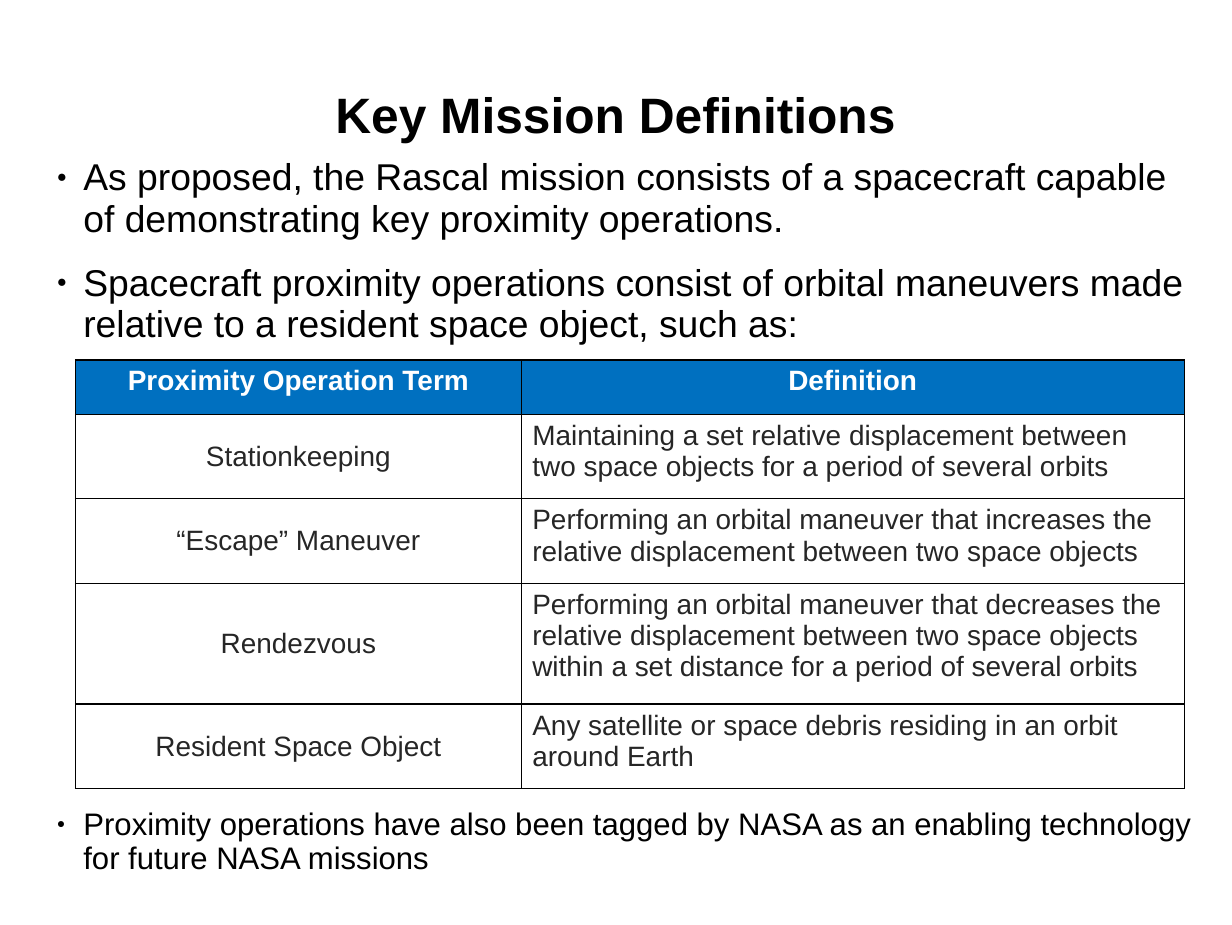
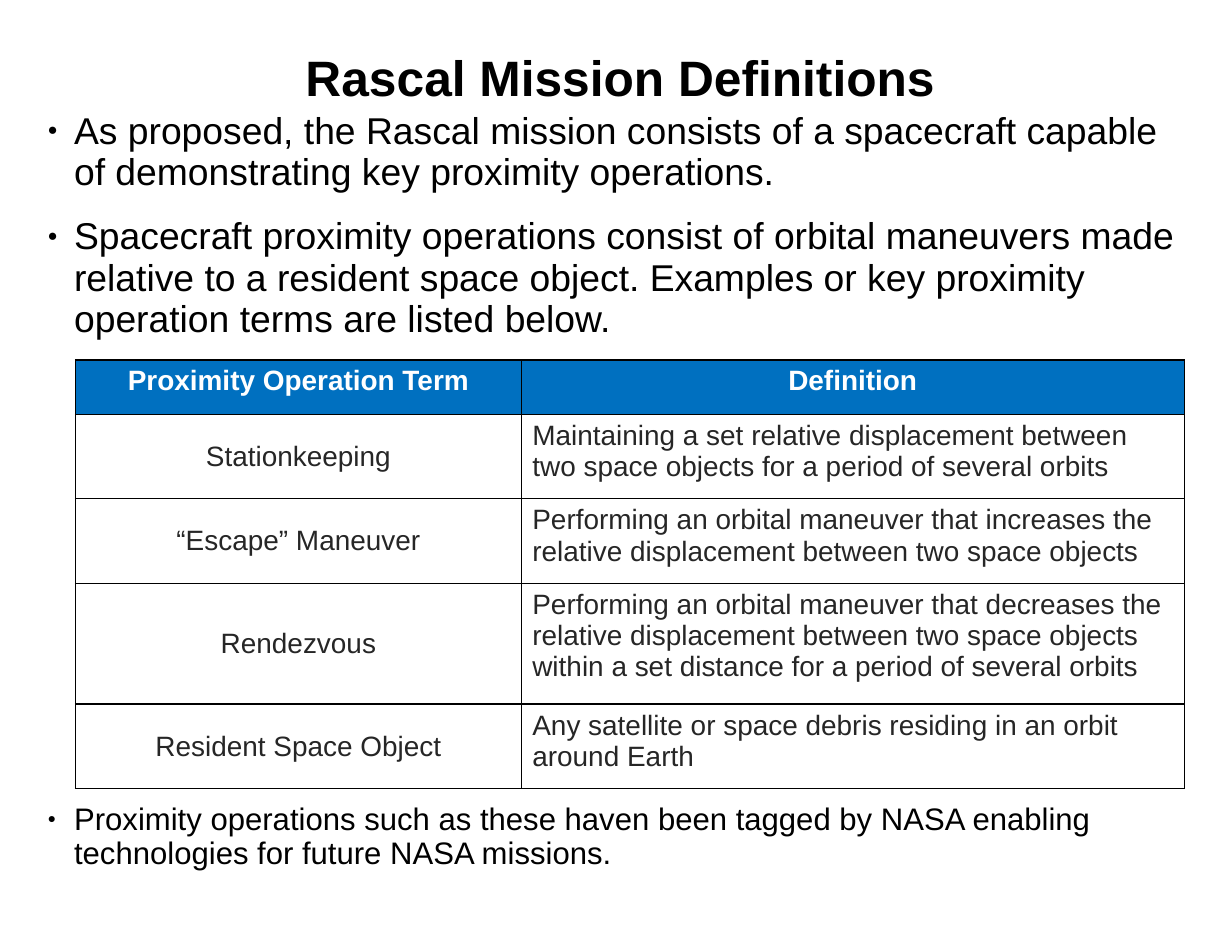
Before and after one commit to RascalSeniorDesign/Preliminary-Design, a slide deck: slide 5 of CMQA/Presentations/First Semester Presentation.pptx. Drawn at 1232x925 pixels with LibreOffice and Linux fonts; fonts in the diff are those of the drawing; background and template pictures are left out. Boxes give left, top, right and bottom in pixels: in the first picture for what was removed or moved away, otherwise in the second. Text is boxed around its words. In the diff, an @@ line names an element or a change of style, - is before the commit and + after.

```diff
--- a/CMQA/Presentations/First Semester Presentation.pptx
+++ b/CMQA/Presentations/First Semester Presentation.pptx
@@ title at [305,60,935,97]: text changed @@
-Key Mission Definitions
+Rascal Mission Definitions
@@ text "As proposed, the Rascal mission ...": place and size @@
-text "As proposed, the Rascal mission ..." at [83,163,1191,870]
+text "As proposed, the Rascal mission ..." at [74,117,1174,871]
@@ text at [74,222,1174,871]: text changed @@
-● Spacecraft proximity operations consist of orbital maneuvers made relative to a resident space object, such as:
-● Proximity operations have also been tagged by NASA as an enabling technology for future NASA missions
+● Spacecraft proximity operations consist of orbital maneuvers made relative to a resident space object. Examples or key proximity operation terms are listed below.
+● Proximity operations such as these haven been tagged by NASA enabling technologies for future NASA missions.
```
Also in this commit, not shown: 1 other slide changed, 7 slides added, 1 slide removed.
